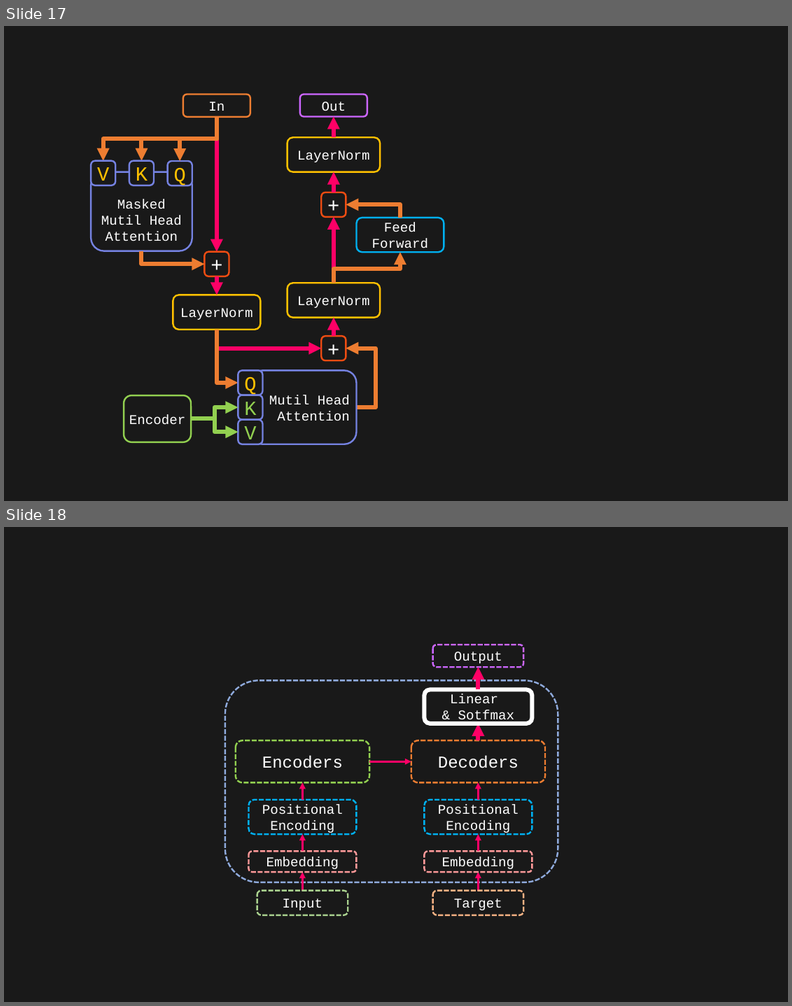
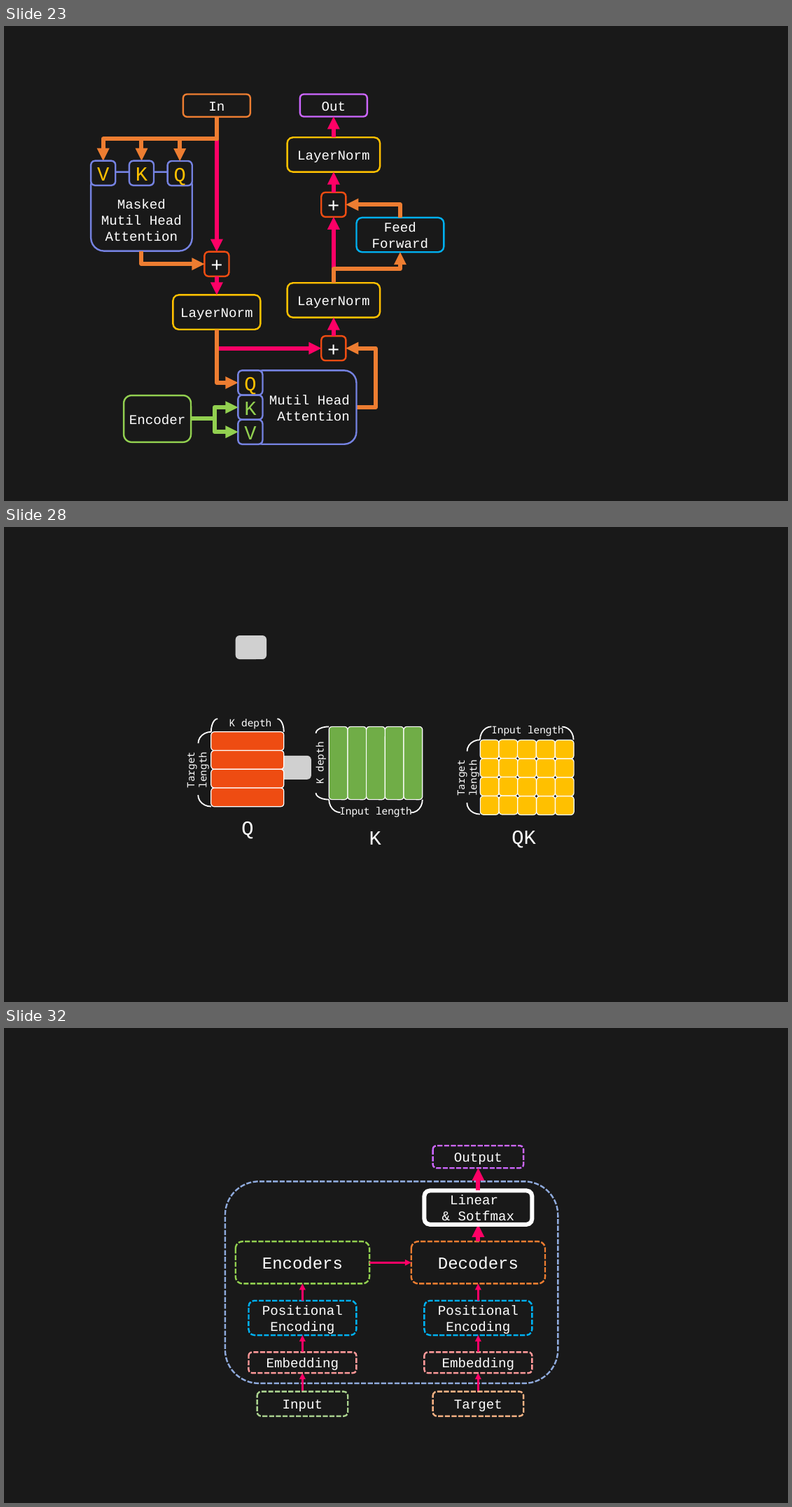
Before and after one commit to toonnyy8/PPT, a slide deck: Attention-is-all-you-need/image.pptx. Shown one above the other, each under a label of ours: slides 17 and 18 before the commit, slides 23, 28 and 32 after it; the slides between them are not shown. The pictures are 792x1006 and 792x1507 pixels, drawn with LibreOffice and Linux fonts; fonts in the diff are those of the drawing; grey boxes stand for pictures. Boxes give left, top, right and bottom in pixels: in the first picture for what was removed or moved away, otherwise in the second. Text is boxed around its words. In the diff, an @@ line names an element or a change of style, - is before the commit and + after.

```diff
--- a/Attention-is-all-you-need/image.pptx
+++ b/Attention-is-all-you-need/image.pptx
@@ slide 28 added at box(4, 527, 788, 1002), background #191919 @@
@@ picture added at box(236, 635, 266, 659) @@
@@ arc (boxed as its full ellipse) added at box(198, 732, 224, 755), outline #FFFFFF 3 pt @@
@@ group added at box(311, 727, 423, 800): 6 rounded rectangles, 2 arc (boxed as its full ellipse)s @@
+K depth
@@ rounded rectangle added at box(187, 737, 206, 803), 24 pt, text #FFFFFF @@
+Target length
@@ picture added at box(280, 756, 311, 780) @@
@@ group added at box(458, 721, 574, 820): 22 rounded rectangles, 4 arc (boxed as its full ellipse)s @@
+Input length
+Target length
@@ arc (boxed as its full ellipse) added at box(198, 784, 224, 807), outline #FFFFFF 3 pt @@
@@ group added at box(211, 713, 284, 807): 5 rounded rectangles, 2 arc (boxed as its full ellipse)s @@
+K depth
@@ arc (boxed as its full ellipse) added at box(329, 787, 352, 813), outline #FFFFFF 3 pt @@
@@ arc (boxed as its full ellipse) added at box(400, 787, 423, 813), outline #FFFFFF 3 pt @@
@@ rounded rectangle added at box(334, 801, 418, 820), 24 pt, text #FFFFFF @@
+Input length
@@ text added at box(241, 821, 253, 839), 48 pt, text #FFFFFF @@
+Q
@@ text added at box(369, 831, 381, 845), 48 pt, text #FFFFFF @@
+K
@@ text added at box(511, 830, 535, 848), 48 pt, text #FFFFFF @@
+QK
@@ what was slide 17 is now slide 23 @@
@@ what was slide 18 is now slide 32 @@
```
Also in this commit, not shown: 7 slides changed, 5 other slides added, 16 other files.
